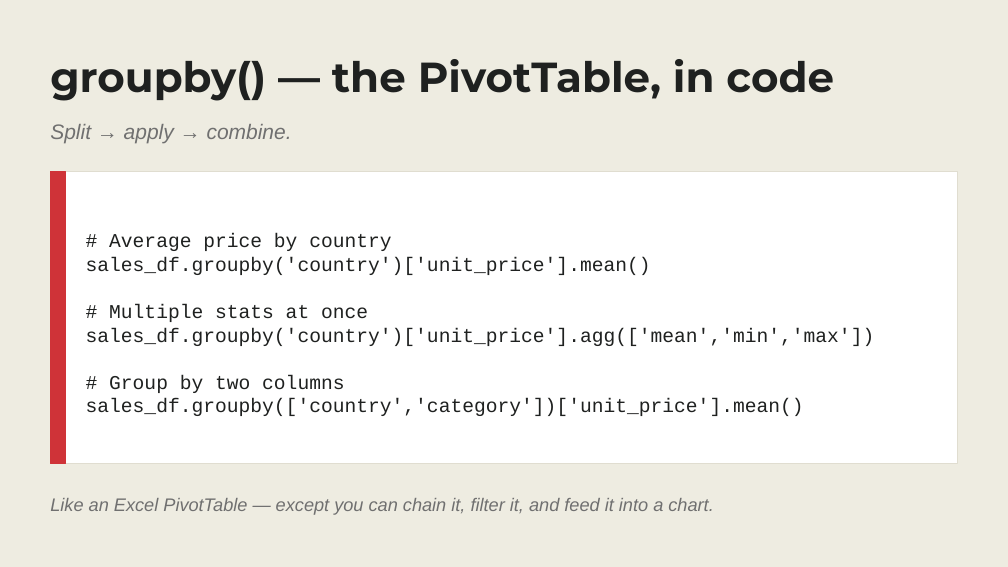
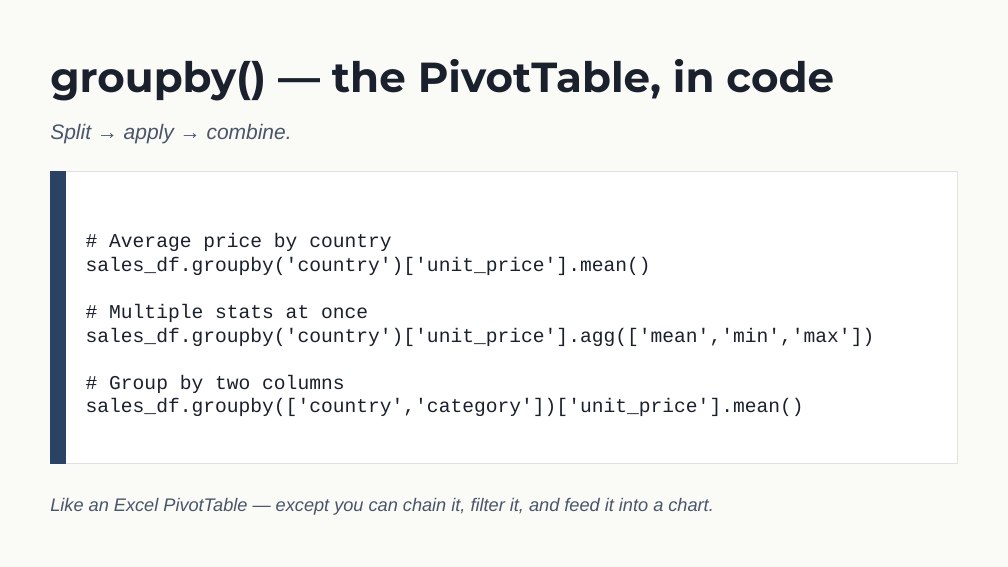
Before and after one commit to stringfestdata/python-in-excel-your-first-hour, a slide deck: slide 16 of python-in-excel-first-hour-deck.pptx. Drawn at 1008x567 pixels with LibreOffice and Linux fonts; fonts in the diff are those of the drawing. Boxes give left, top, right and bottom in pixels: in the first picture for what was removed or moved away, otherwise in the second. Text is boxed around its words. In the diff, an @@ line names an element or a change of style, - is before the commit and + after.

```diff
--- a/python-in-excel-first-hour-deck.pptx
+++ b/python-in-excel-first-hour-deck.pptx
@@ background #EEECE1 to #FAFAF7 @@
@@ text "groupby() — the PivotTable, in ..." at (50, 59, 834, 101): text colour #1F2120 to #1A202C @@
@@ text "Split → apply → combine." at (50, 124, 292, 143): text colour #707070 to #4A5568 @@
@@ rectangle at (50, 171, 958, 464): outline #E0DDD0 1 pt to #E2E1DC 1 pt @@
@@ rectangle at (50, 171, 66, 464): fill #CF3338 to #2A4365; outline #CF3338 1 pt to #2A4365 1 pt @@
@@ text "Like an Excel PivotTable — ..." at (50, 498, 713, 515): text colour #707070 to #4A5568 @@
```
Also in this commit, not shown: 23 other slides changed, 6 other files.
